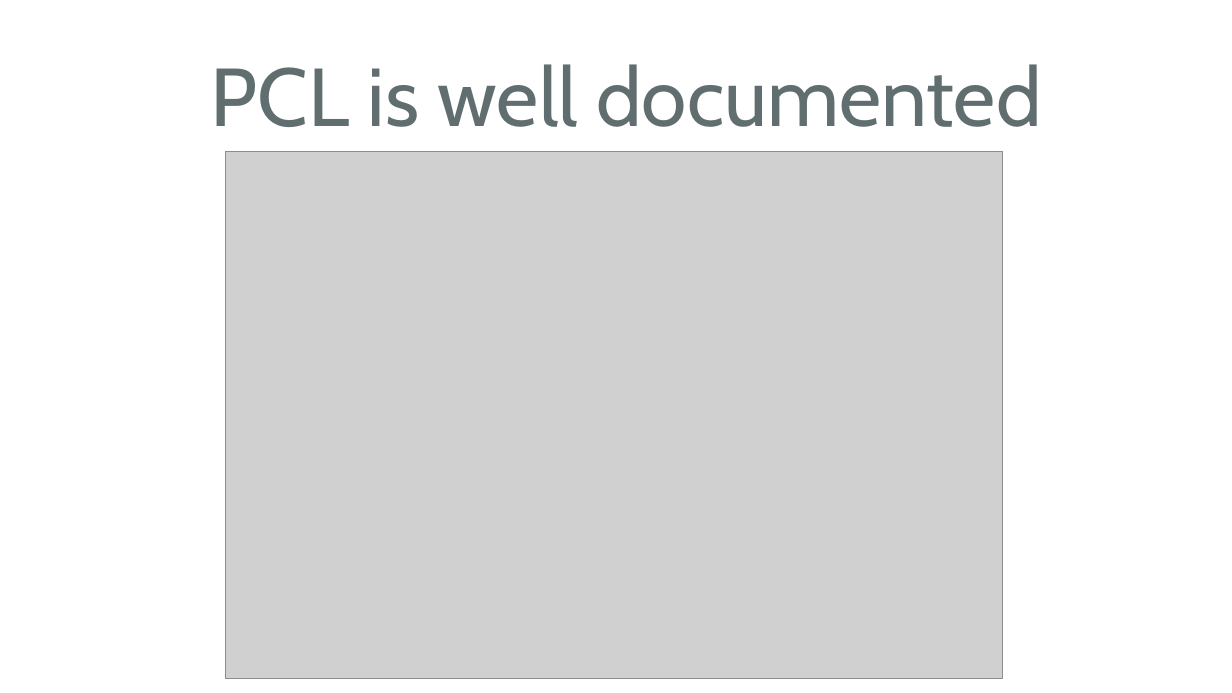
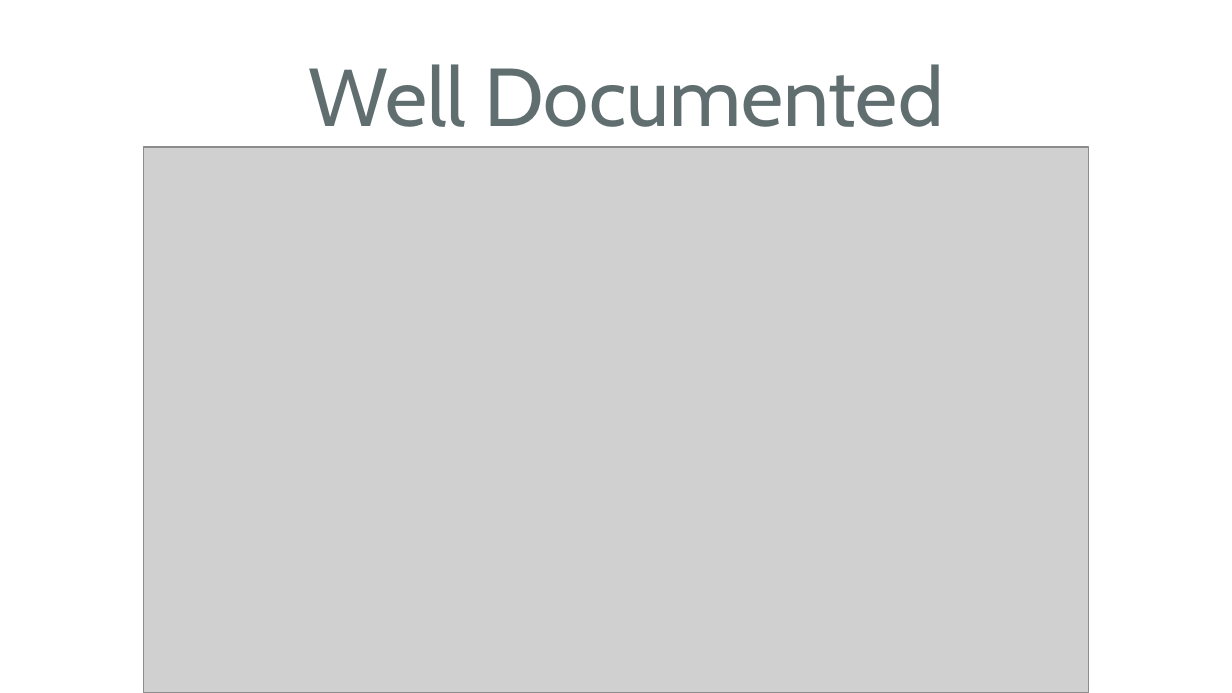
Before and after one commit to jamesmontemagno/PlanetXamarin, a slide deck: slide 7 of PCLinVS.ppt. Drawn at 1232x693 pixels with LibreOffice and Linux fonts; fonts in the diff are those of the drawing; grey boxes stand for pictures; background and template pictures are left out. Boxes give left, top, right and bottom in pixels: in the first picture for what was removed or moved away, otherwise in the second. Text is boxed around its words. In the diff, an @@ line names an element or a change of style, - is before the commit and + after.

Commit message:
Update PPT, add images, add author

```diff
--- a/PCLinVS.ppt
+++ b/PCLinVS.ppt
@@ text at [309, 64, 944, 127]: text changed @@
-PCL is well documented
+Well Documented
@@ picture: place and size @@
-picture at [225, 152, 1003, 679]
+picture at [144, 147, 1089, 692]
```
Also in this commit, not shown: 4 slides added, 2 slides removed, 8 other files.
